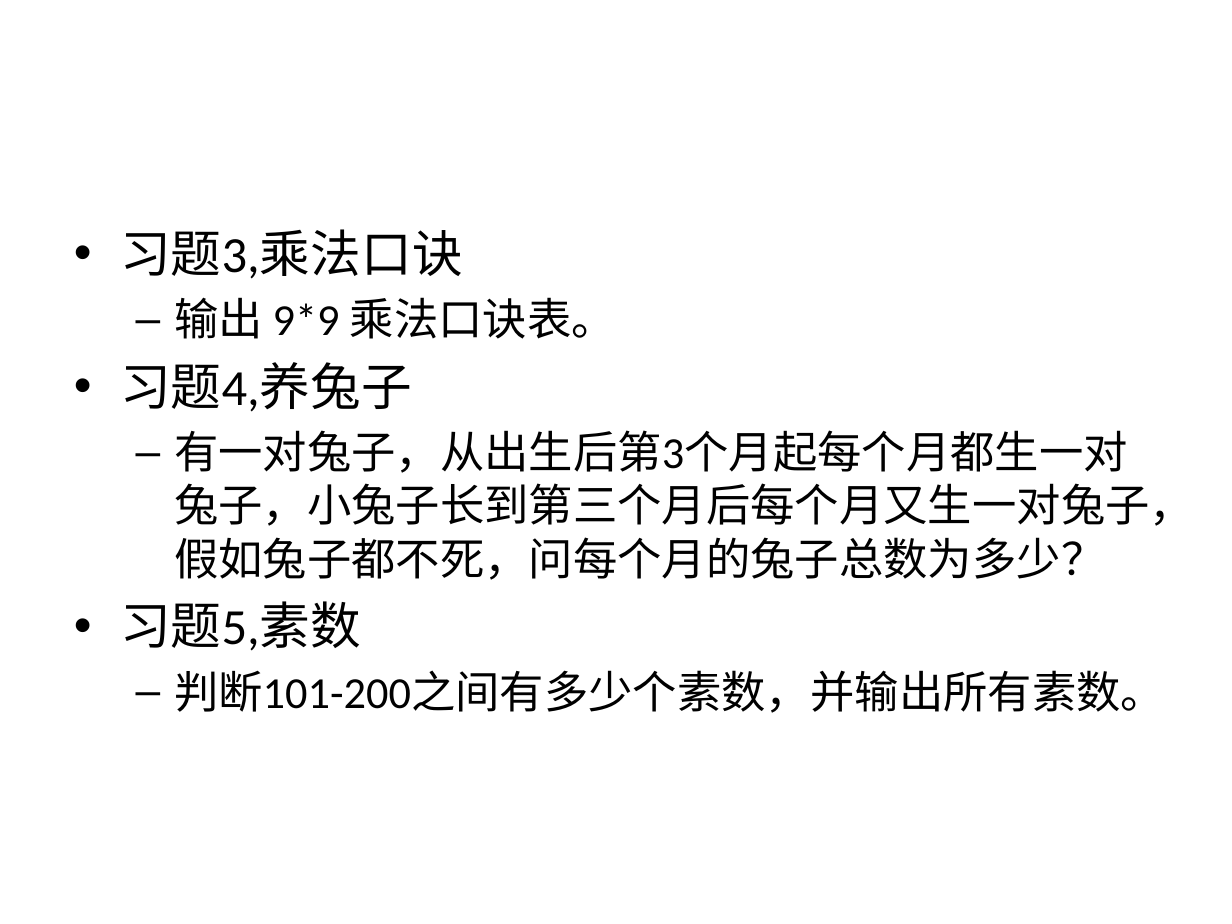
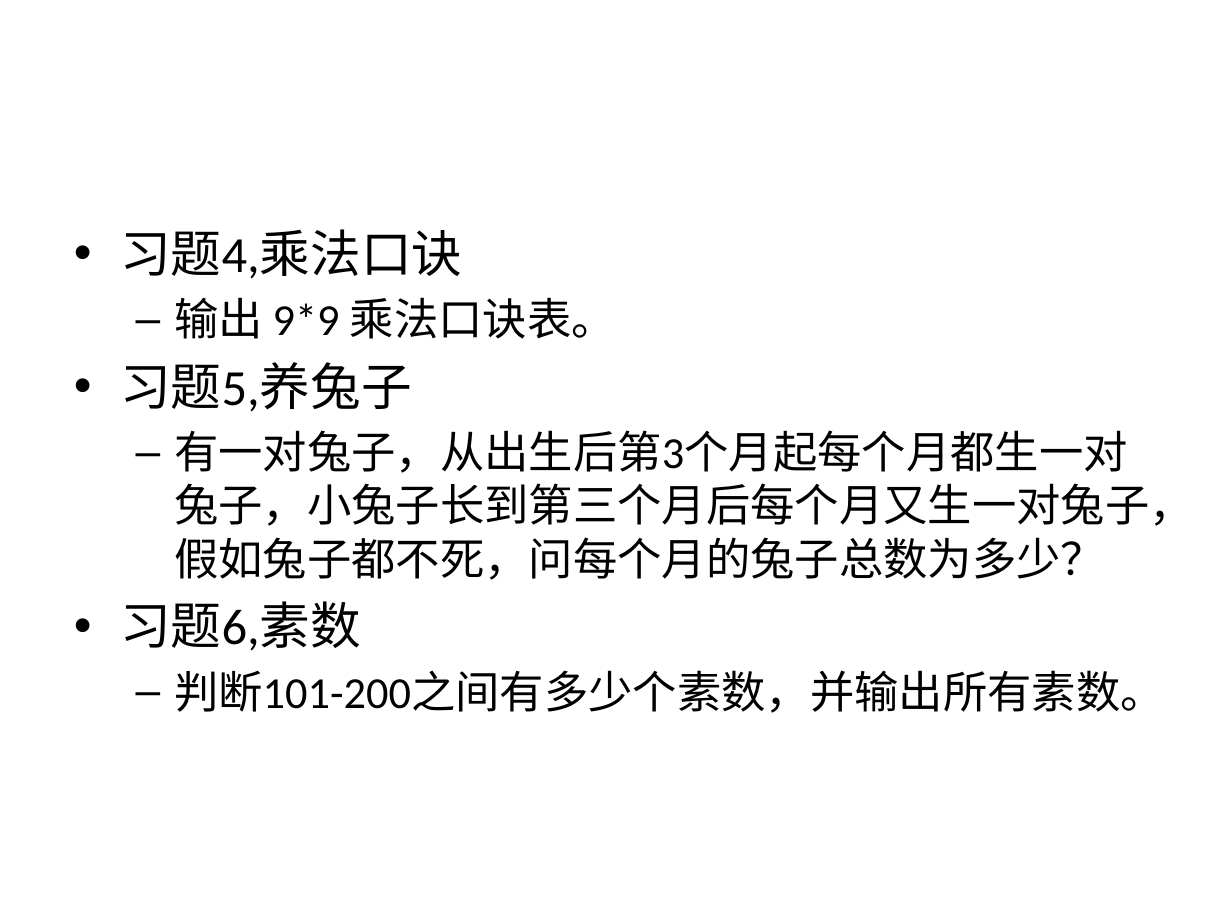
Before and after one commit to zhinan18/Python3, a slide deck: slide 237 of readme/Python3.pptx. Drawn at 1232x924 pixels with LibreOffice and Linux fonts; fonts in the diff are those of the drawing. Boxes give left, top, right and bottom in pixels: in the first picture for what was removed or moved away, otherwise in the second. Text is boxed around its words. In the diff, an @@ line names an element or a change of style, - is before the commit and + after.

```diff
--- a/readme/Python3.pptx
+++ b/readme/Python3.pptx
@@ text at [120,229,462,279]: text changed @@
-• 习题3,乘法口诀
+• 习题4,乘法口诀
@@ text at [120,362,412,412]: text changed @@
-• 习题4,养兔子
+• 习题5,养兔子
@@ text at [120,601,361,651]: text changed @@
-• 习题5,素数
+• 习题6,素数
```
Also in this commit, not shown: 1 other slide changed, 1 slide added, 1 slide removed, 21 other files.
